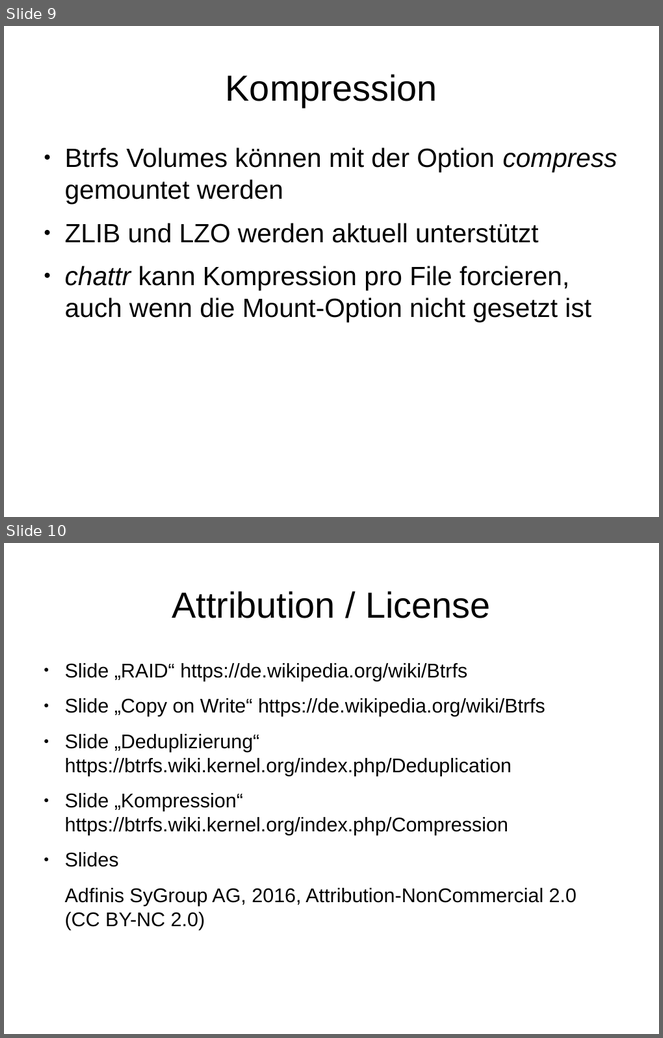
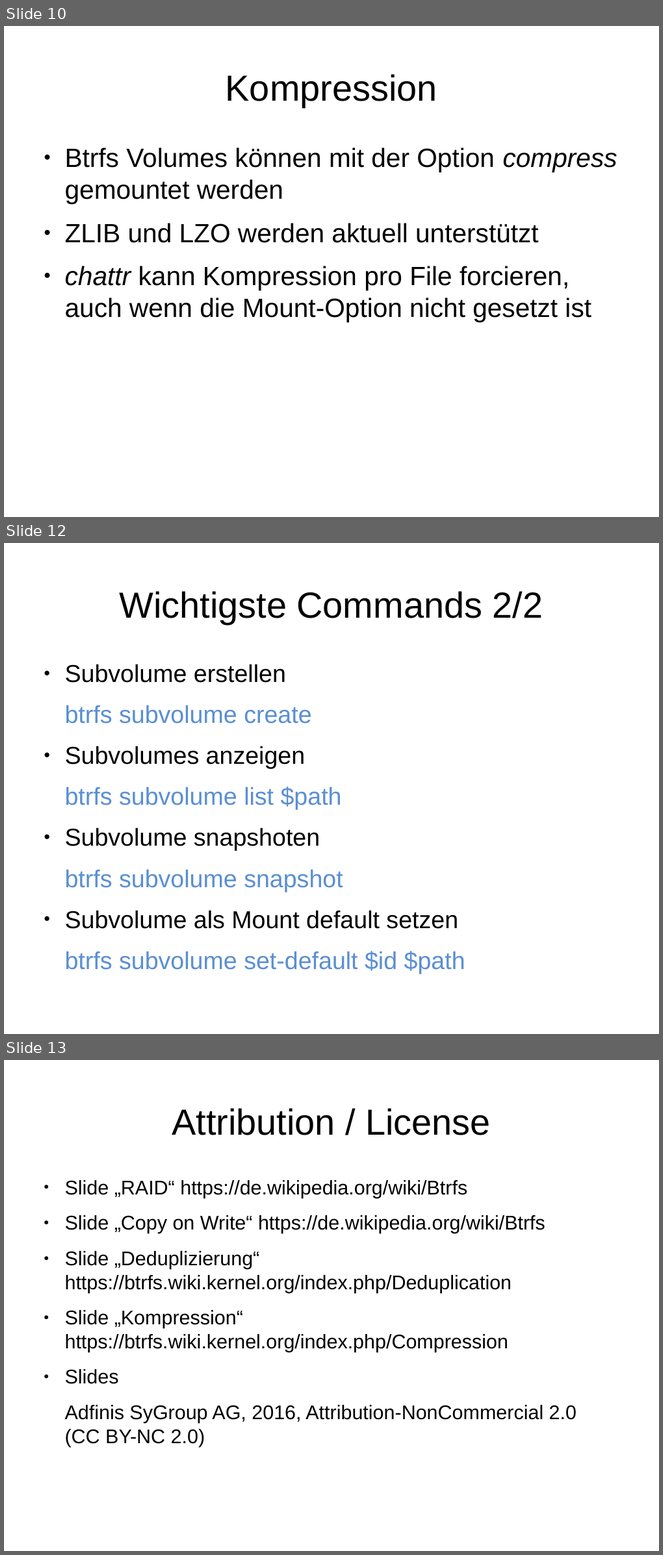
Before and after one commit to adfinis/adsy-trainings, a slide deck: SSA_SUSE-System-Administration/1003_btrfs/modul_btrfs_1003_01_slides.odp. Shown one above the other, each under a label of ours: slides 9 and 10 before the commit, slides 10, 12 and 13 after it; the slides between them are not shown. The pictures are 663x1038 and 663x1555 pixels, drawn with LibreOffice and Linux fonts; fonts in the diff are those of the drawing. Boxes give left, top, right and bottom in pixels: in the first picture for what was removed or moved away, otherwise in the second. Text is boxed around its words. In the diff, an @@ line names an element or a change of style, - is before the commit and + after.

Commit message:
Finalize draft of btrfs content

```diff
--- a/SSA_SUSE-System-Administration/1003_btrfs/modul_btrfs_1003_01_slides.odp
+++ b/SSA_SUSE-System-Administration/1003_btrfs/modul_btrfs_1003_01_slides.odp
@@ slide 12 added at bbox=[4, 543, 659, 1034], background #FFFFFF @@
@@ title added at bbox=[120, 591, 544, 624], 44 pt, text #000000 @@
+Wichtigste Commands 2/2
@@ text added at bbox=[65, 664, 466, 974], 29.6 pt, text #5A8FD2 @@
+● Subvolume erstellen
+btrfs subvolume create
+● Subvolumes anzeigen
+btrfs subvolume list $path
+● Subvolume snapshoten
+btrfs subvolume snapshot
+● Subvolume als Mount default setzen
+btrfs subvolume set-default $id $path
@@ what was slide 9 is now slide 10 @@
@@ what was slide 10 is now slide 13 @@
```
Also in this commit, not shown: 1 slide changed, 2 other slides added, 5 other files.
